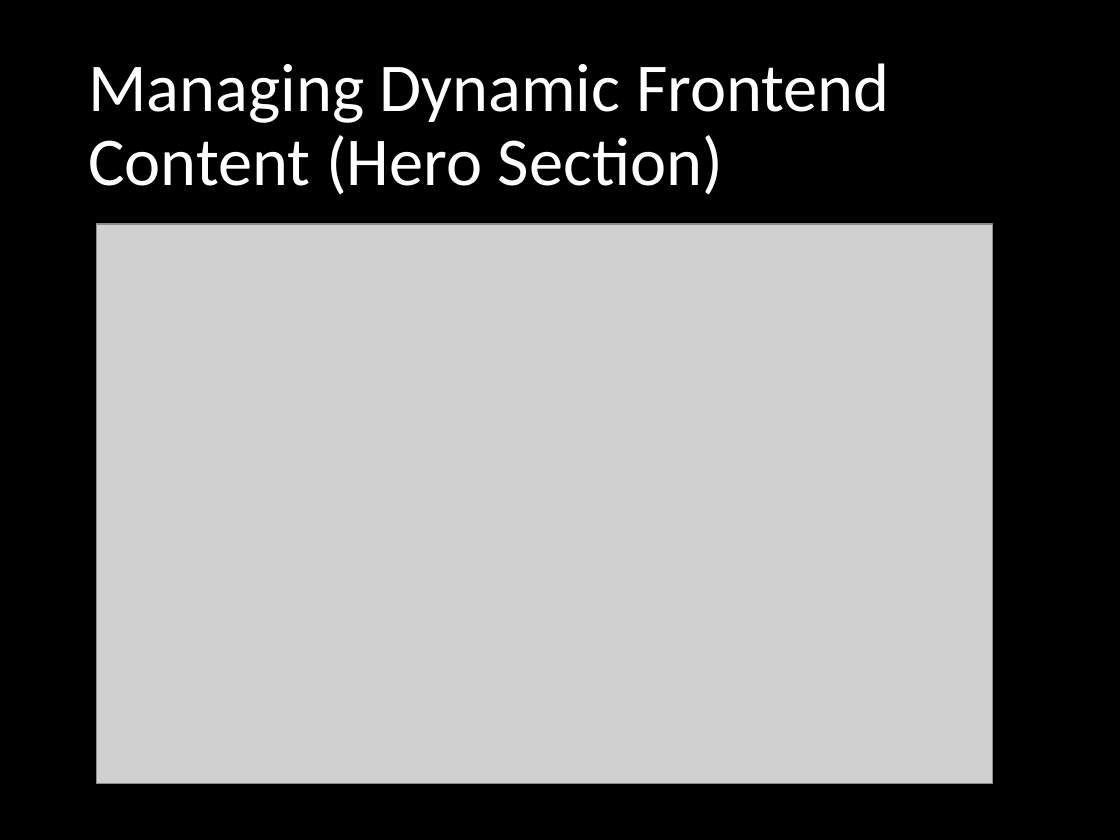
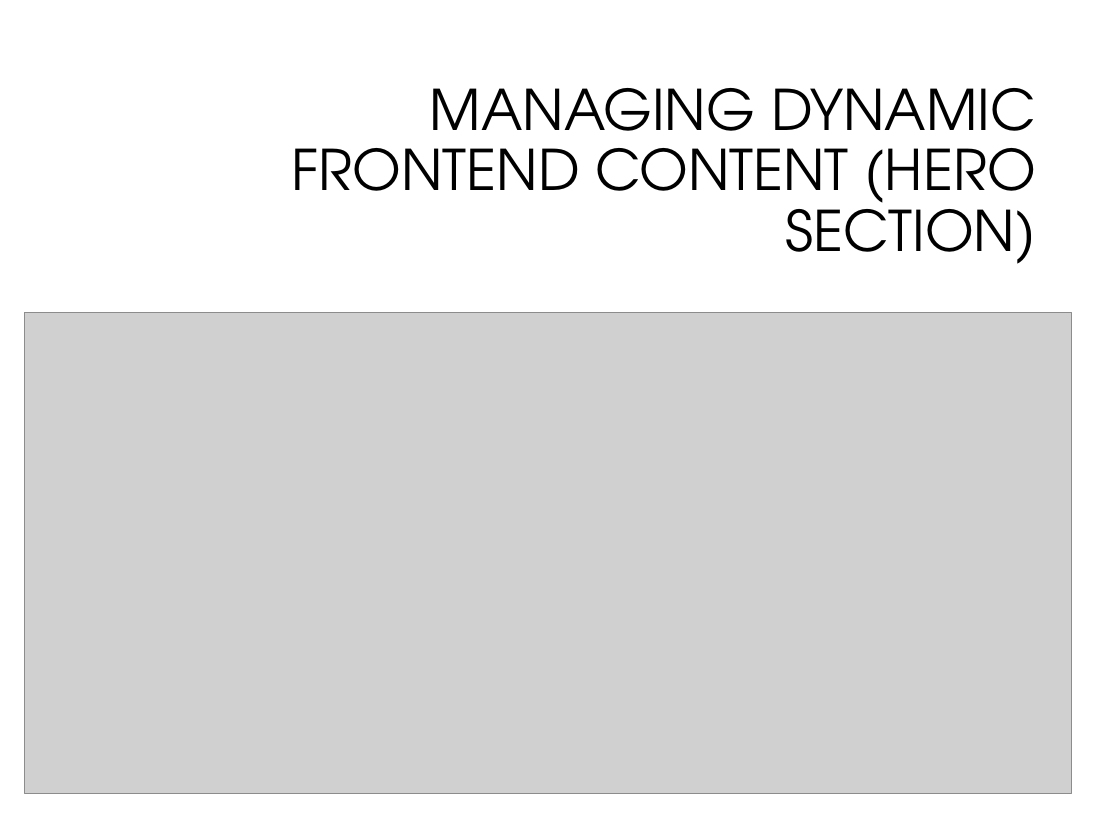
Before and after one commit to Jaikeerthana-G/College-website-SIGS, a slide deck: slide 10 of Backend_Presentation.pptx (slide 5 before the commit). Drawn at 1120x840 pixels with LibreOffice and Linux fonts; fonts in the diff are those of the drawing; grey boxes stand for pictures; background and template pictures are left out. Boxes give left, top, right and bottom in pixels: in the first picture for what was removed or moved away, otherwise in the second. Text is boxed around its words. In the diff, an @@ line names an element or a change of style, - is before the commit and + after.

```diff
--- a/Backend_Presentation.pptx
+++ b/Backend_Presentation.pptx
@@ background #000000 to #FFFFFF @@
@@ title at box(292, 88, 1036, 264): text changed; size 44 to 36 pt; font Calibri to TeX Gyre Adventor; text colour #FFFFFF to #000000 @@
-Managing Dynamic Frontend Content (Hero Section)
+MANAGING DYNAMIC FRONTEND CONTENT (HERO SECTION)
@@ picture: place and size @@
-picture at box(96, 224, 992, 784)
+picture at box(25, 312, 1072, 793)
```
Also in this commit, not shown: 4 other slides changed, 9 slides added, 1 slide removed, 4 other files.
